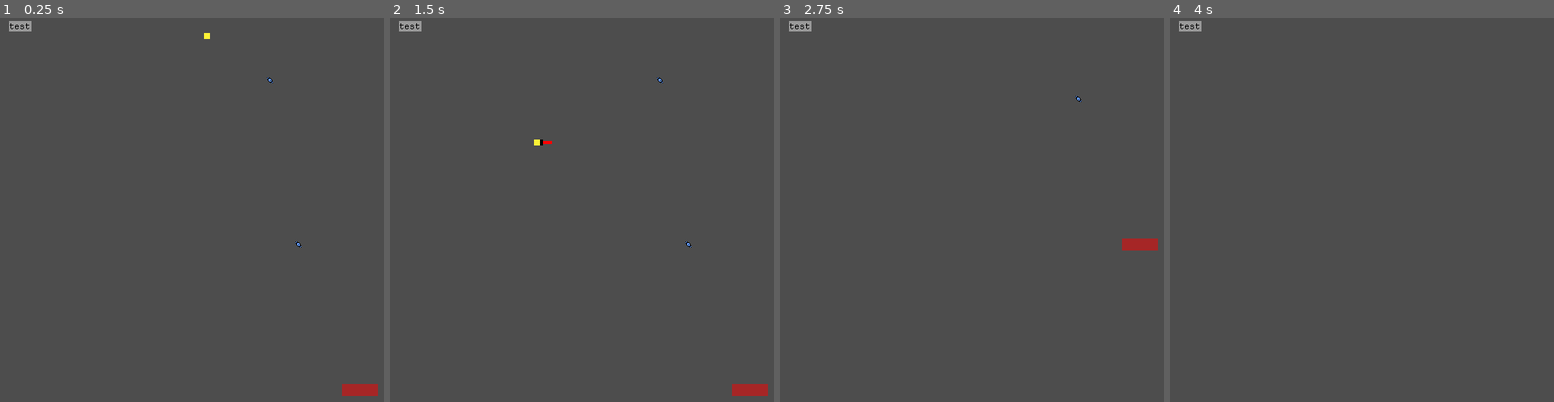
Above: before the commit, frames 1-4 (left to right).
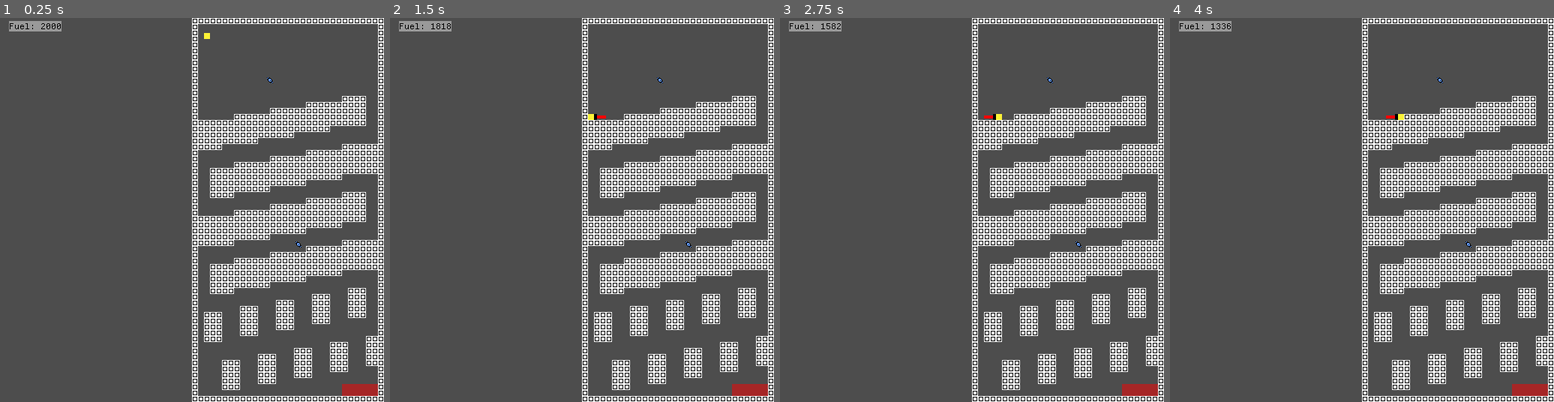
Above: after the commit, the same moments.

Repository: OSGH-web/balloon-movement-demo
Game: Godot game, scene res://levels/level2.tscn
Same seed, same stepped clock (60 frames per second), same inputs: the game is played once before the commit and once after it. This scene is started directly instead of the project's main scene. Sound files missing from this copy of the repository are replaced by a short silence.
Inputs:
- Up to frame 1 (0.25 s): no input
- Up to frame 2 (1.5 s): tap Enter at 0.5 s; hold Right (ui_right) from 0.53 s (still down); tap Up (ui_up) at 0.77 s
- Up to frame 3 (2.75 s): tap Up (ui_up) at 1.52 s; release Right (ui_right) at 2.03 s; hold Left (ui_left) from 2.03 s (still down)
- Up to frame 4 (4 s): keep holding Left (ui_left); tap Up (ui_up) at 3.02, 3.77 s

The runs differ from the first frame. In frame 1, 22% of the frame differs, in the area x 2-100%, y 0-100%; in frame 2, 22%; in frame 3, 22%; in frame 4, 22%.
Error before the commit: Invalid access to property or key 'tile_size' on a base object of type 'null instance'. (res://scenes/terrain/terrain.gd:3)

Commit message:
remove microbe tileset from terrain_tileset.tres

Diff:
--- a/scenes/terrain/terrain_tileset.tres
+++ b/scenes/terrain/terrain_tileset.tres
@@ -1,7 +1,6 @@
-[gd_resource type="TileSet" load_steps=5 format=3 uid="uid://b3qj6docskl0x"]
+[gd_resource type="TileSet" load_steps=3 format=3 uid="uid://b3qj6docskl0x"]
 
 [ext_resource type="Texture2D" uid="uid://qndmg3hteqn8" path="res://assets/sprites/main_8x8_tileset.png" id="1_72dmc"]
-[ext_resource type="Texture2D" uid="uid://1cc67awt3xk6" path="res://assets/sprites/Microbe.png" id="1_vjir6"]
 
 [sub_resource type="TileSetAtlasSource" id="TileSetAtlasSource_wxco7"]
 texture = ExtResource("1_72dmc")
@@ -52,77 +51,7 @@
 7:4/0 = 0
 0:0/0 = 0
 
-[sub_resource type="TileSetAtlasSource" id="TileSetAtlasSource_0u6kl"]
-texture = ExtResource("1_vjir6")
-texture_region_size = Vector2i(8, 8)
-0:0/0 = 0
-1:0/0 = 0
-2:0/0 = 0
-3:0/0 = 0
-4:0/0 = 0
-5:0/0 = 0
-6:0/0 = 0
-7:0/0 = 0
-0:1/0 = 0
-1:1/0 = 0
-2:1/0 = 0
-3:1/0 = 0
-4:1/0 = 0
-5:1/0 = 0
-6:1/0 = 0
-7:1/0 = 0
-0:2/0 = 0
-1:2/0 = 0
-2:2/0 = 0
-3:2/0 = 0
-4:2/0 = 0
-5:2/0 = 0
-6:2/0 = 0
-7:2/0 = 0
-0:3/0 = 0
-1:3/0 = 0
-2:3/0 = 0
-3:3/0 = 0
-4:3/0 = 0
-5:3/0 = 0
-6:3/0 = 0
-7:3/0 = 0
-0:4/0 = 0
-1:4/0 = 0
-2:4/0 = 0
-3:4/0 = 0
-3:4/0/physics_layer_0/polygon_0/points = PackedVector2Array(-4, -4, 4, -4, 4, 4, -4, 4)
-4:4/0 = 0
-5:4/0 = 0
-6:4/0 = 0
-7:4/0 = 0
-0:5/0 = 0
-1:5/0 = 0
-2:5/0 = 0
-3:5/0 = 0
-4:5/0 = 0
-5:5/0 = 0
-6:5/0 = 0
-7:5/0 = 0
-0:6/0 = 0
-1:6/0 = 0
-2:6/0 = 0
-3:6/0 = 0
-4:6/0 = 0
-5:6/0 = 0
-6:6/0 = 0
-7:6/0 = 0
-0:7/0 = 0
-1:7/0 = 0
-2:7/0 = 0
-3:7/0 = 0
-4:7/0 = 0
-5:7/0 = 0
-6:7/0 = 0
-7:7/0 = 0
-
 [resource]
 tile_size = Vector2i(8, 8)
 physics_layer_0/collision_layer = 1
-sources/2 = SubResource("TileSetAtlasSource_0u6kl")
 sources/0 = SubResource("TileSetAtlasSource_wxco7")
